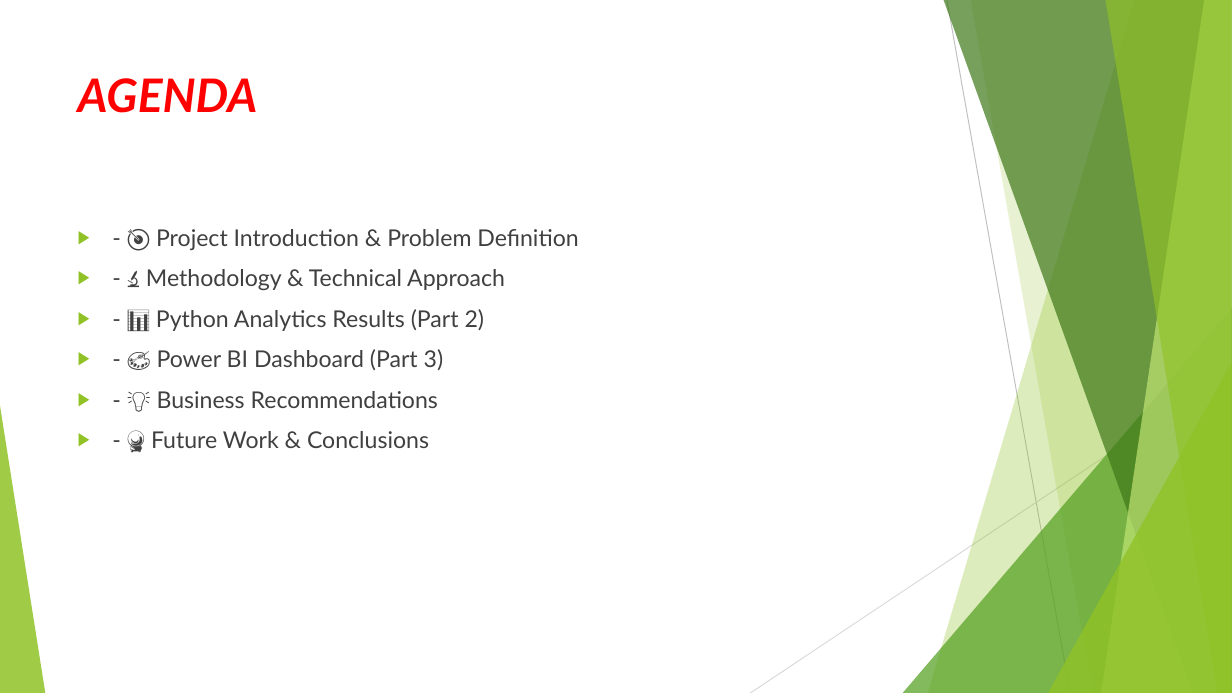
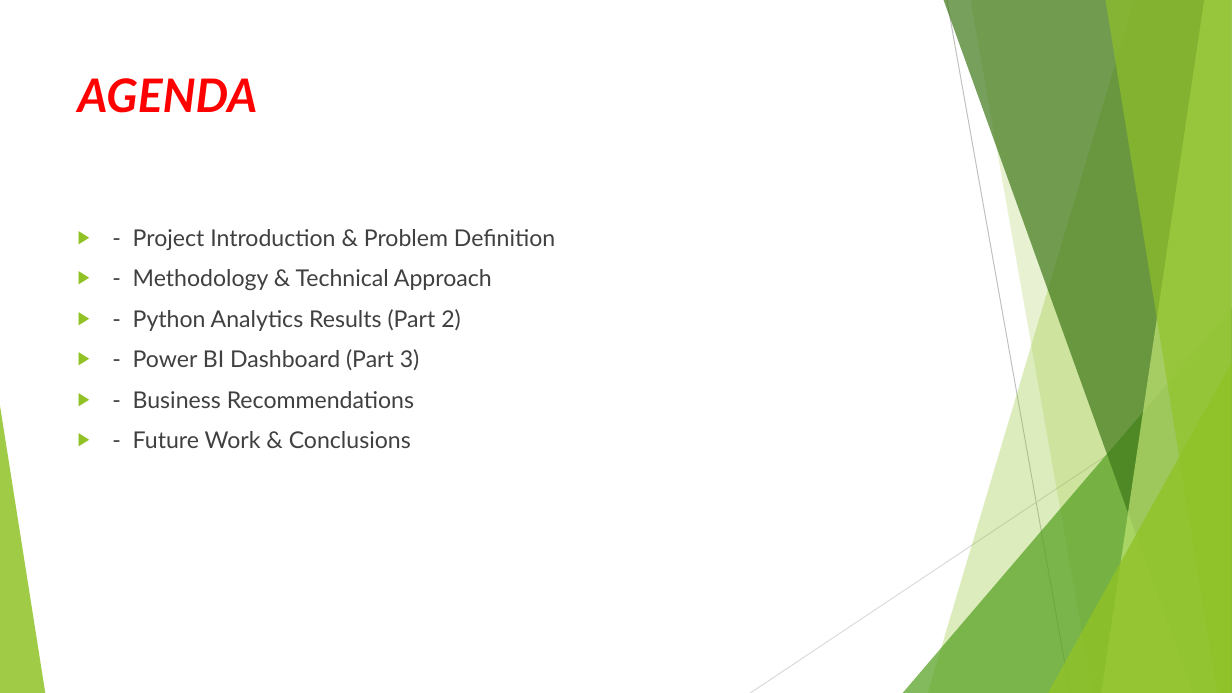
Before and after one commit to Esther-ingabire/EnergyCapstoneProject, a slide deck: slide 3 of Pro.pptx. Drawn at 1232x693 pixels with LibreOffice and Linux fonts; fonts in the diff are those of the drawing. Boxes give left, top, right and bottom in pixels: in the first picture for what was removed or moved away, otherwise in the second. Text is boxed around its words. In the diff, an @@ line names an element or a change of style, - is before the commit and + after.

```diff
--- a/Pro.pptx
+++ b/Pro.pptx
@@ text at (133, 229, 555, 448): text changed @@
-▶ - 🎯 Project Introduction & Problem Definition
-▶ - 🔬 Methodology & Technical Approach
-▶ - 📊 Python Analytics Results (Part 2)
-▶ - 🎨 Power BI Dashboard (Part 3)
-▶ - 💡 Business Recommendations
-▶ - 🔮 Future Work & Conclusions
+▶ - Project Introduction & Problem Definition
+▶ - Methodology & Technical Approach
+▶ - Python Analytics Results (Part 2)
+▶ - Power BI Dashboard (Part 3)
+▶ - Business Recommendations
+▶ - Future Work & Conclusions
```
Also in this commit, not shown: 6 other slides changed, 3 other files.
